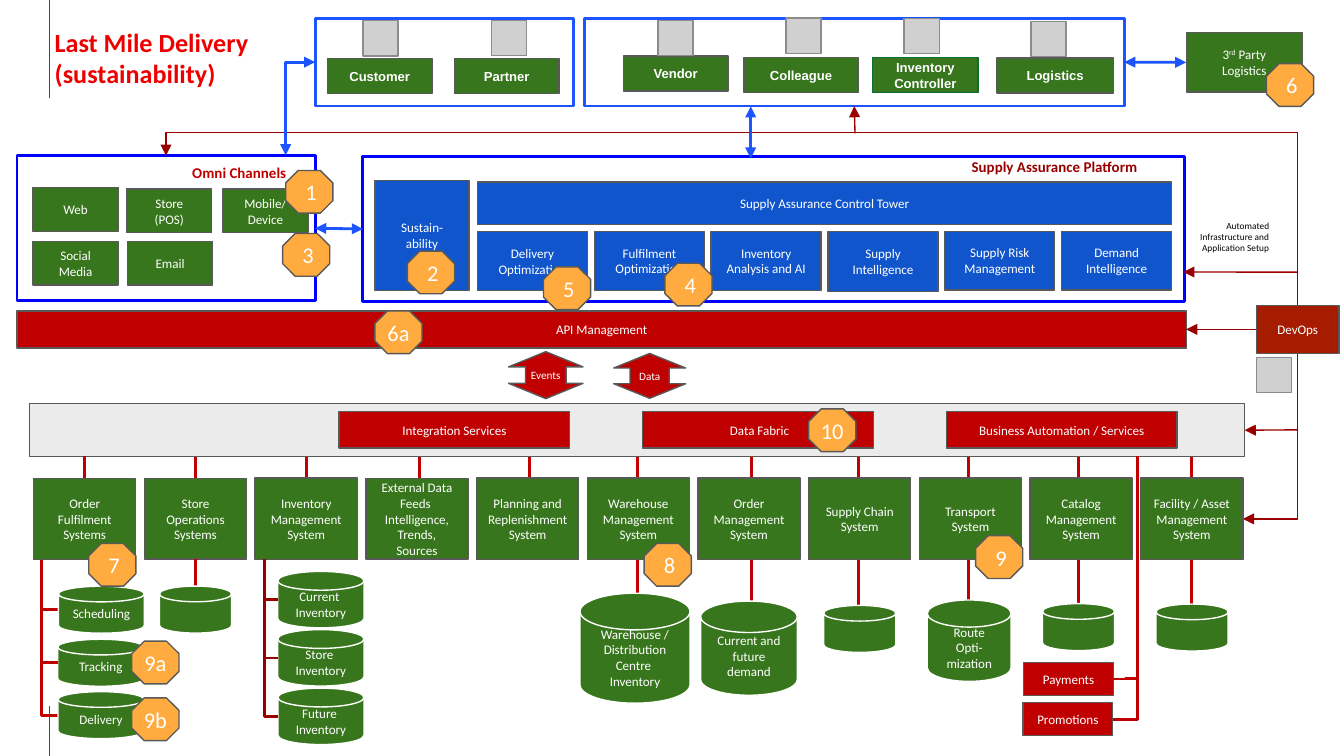
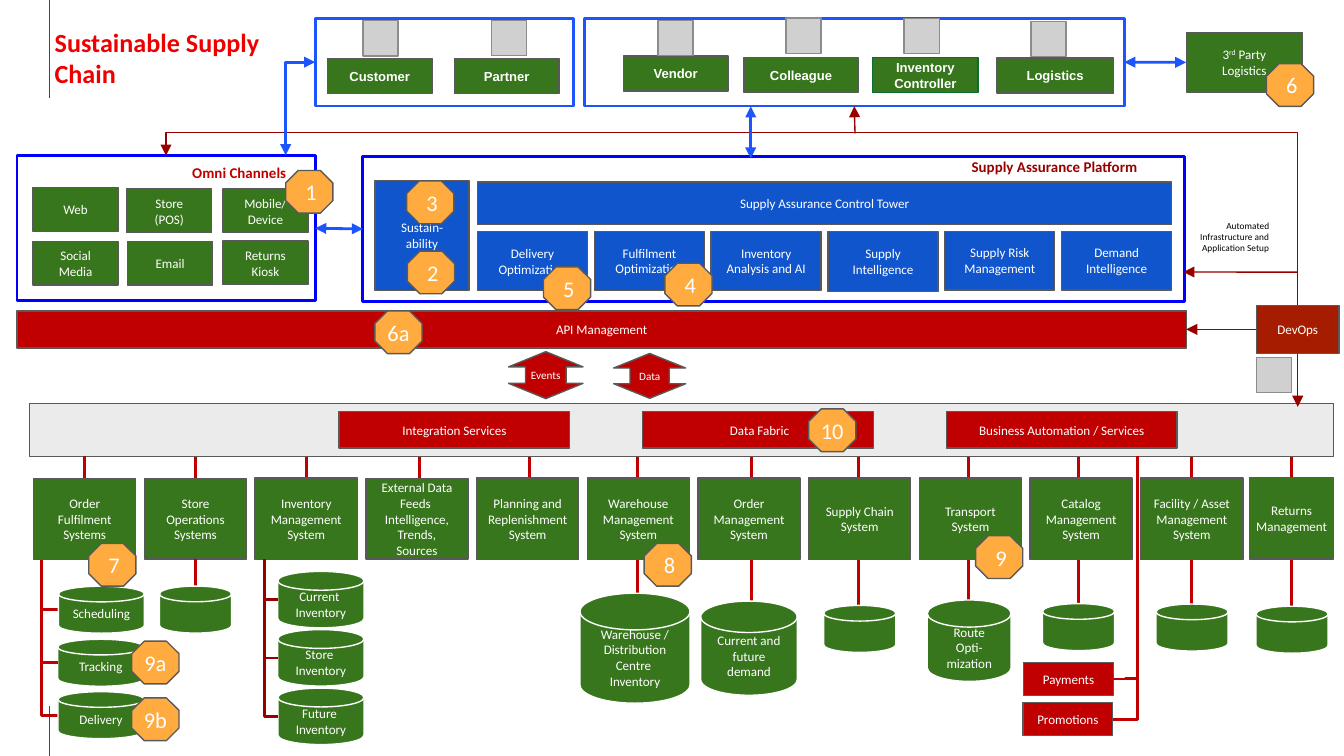
Before and after one commit to brucedkyle/architectures, a slide deck: slide 17 of docs/sustainability/downloads/SupplyChainOptimization.pptx. Drawn at 1344x756 pixels with LibreOffice and Linux fonts; fonts in the diff are those of the drawing; grey boxes stand for pictures; background and template pictures are left out. Boxes give left, top, right and bottom in pixels: in the first picture for what was removed or moved away, otherwise in the second. Text is boxed around its words. In the diff, an @@ line names an element or a change of style, - is before the commit and + after.

```diff
--- a/docs/sustainability/downloads/SupplyChainOptimization.pptx
+++ b/docs/sustainability/downloads/SupplyChainOptimization.pptx
@@ subtitle at [55,33,259,83]: text changed @@
-Last Mile Delivery (sustainability)
+Sustainable Supply Chain
@@ octagon "3": place and size @@
-octagon "3" at [282,234,329,277]
+octagon "3" at [407,181,454,224]
@@ rectangle added at [223,241,308,285], fill #37761D, outline #595959 0.75 pt, 7 pt, text #FFFFFF @@
+Returns Kiosk
@@ elbow arrow moved from (1298, 353) - (1243, 519) to (1298, 353) - (1298, 407) @@
@@ rectangle: place and size @@
-rectangle at [30,403,1245,457]
+rectangle at [30,403,1333,457]
@@ arrow removed from (1298, 430) to (1245, 430) @@
@@ rectangle added at [1250,478,1333,560], fill #38761D, outline #595959 0.75 pt, 7 pt, text #FFFFFF @@
+Returns Management
@@ line added from (1292, 457) to (1292, 630), #C00000 1.5 pt @@
@@ cylinder added at [1257,606,1329,653], fill #38761D, outline #FFFFFF 0.75 pt @@
```
Also in this commit, not shown: 16 other slides changed, 1 other file.
